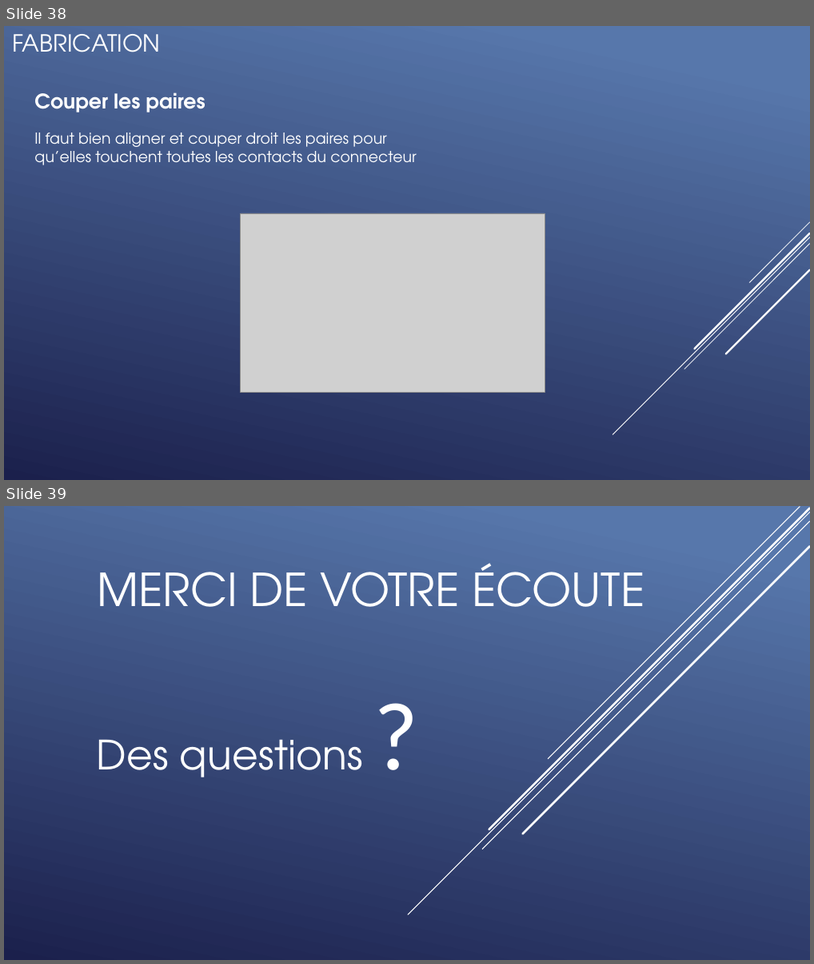
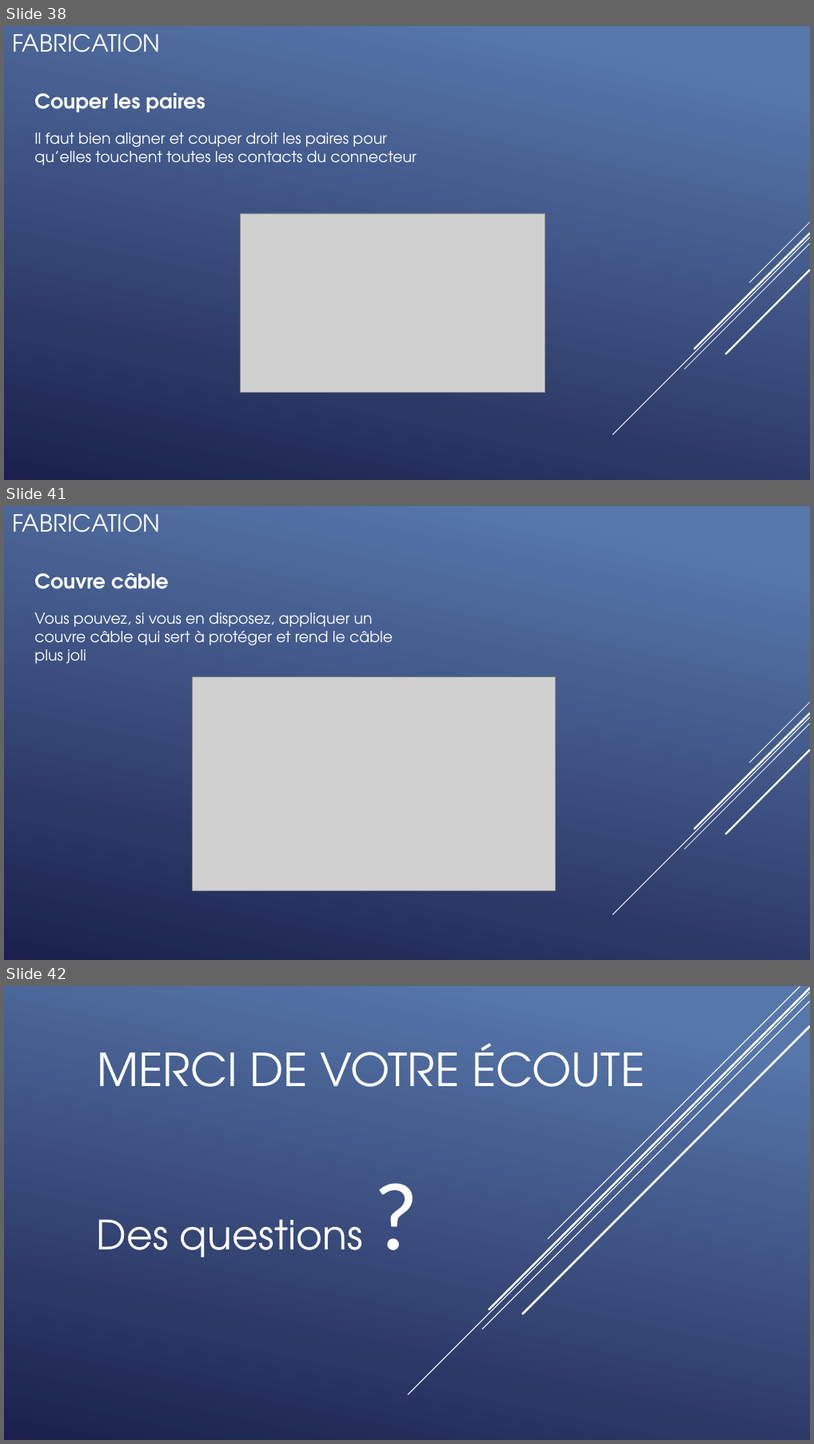
Before and after one commit to QuentinKrg/M214-Ethernet, a slide deck: Module 214 - Fabrication_Ethernet.pptx. Shown one above the other, each under a label of ours: slides 38 and 39 before the commit, slides 38, 41 and 42 after it; the slides between them are not shown. The pictures are 814x964 and 814x1444 pixels, drawn with LibreOffice and Linux fonts; fonts in the diff are those of the drawing; grey boxes stand for pictures. Boxes give left, top, right and bottom in pixels: in the first picture for what was removed or moved away, otherwise in the second. Text is boxed around its words. In the diff, an @@ line names an element or a change of style, - is before the commit and + after.

```diff
--- a/Module 214 - Fabrication_Ethernet.pptx
+++ b/Module 214 - Fabrication_Ethernet.pptx
@@ slide 41 added at [4, 506, 810, 960], background gradient #5877AB to #1C204D; not listed: 5 template elements that a slide beside it also shows @@
@@ title added at [12, 514, 161, 532], 28 pt, text #FFFFFF @@
+FABRICATION
@@ text added at [34, 572, 169, 589], 24 pt, text #FFFFFF, bold @@
+Couvre câble
@@ text added at [34, 612, 393, 664], 18 pt, text #FFFFFF @@
+Vous pouvez, si vous en disposez, appliquer un couvre câble qui sert à protéger et rend le câble plus joli
@@ picture added at [192, 677, 555, 890] @@
@@ what was slide 39 is now slide 42 @@
```
Also in this commit, not shown: 2 other slides added, 1 other file.
